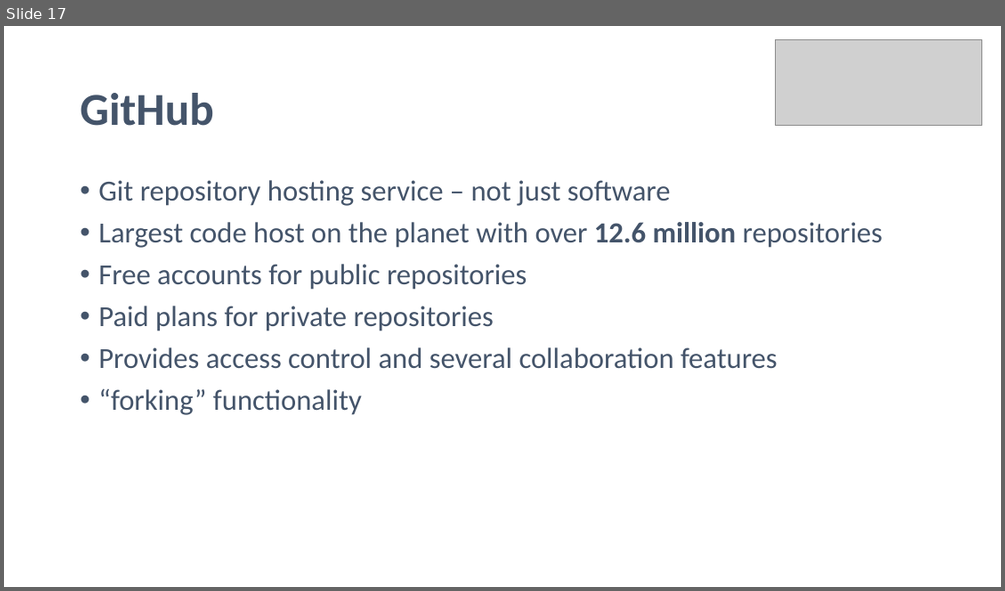
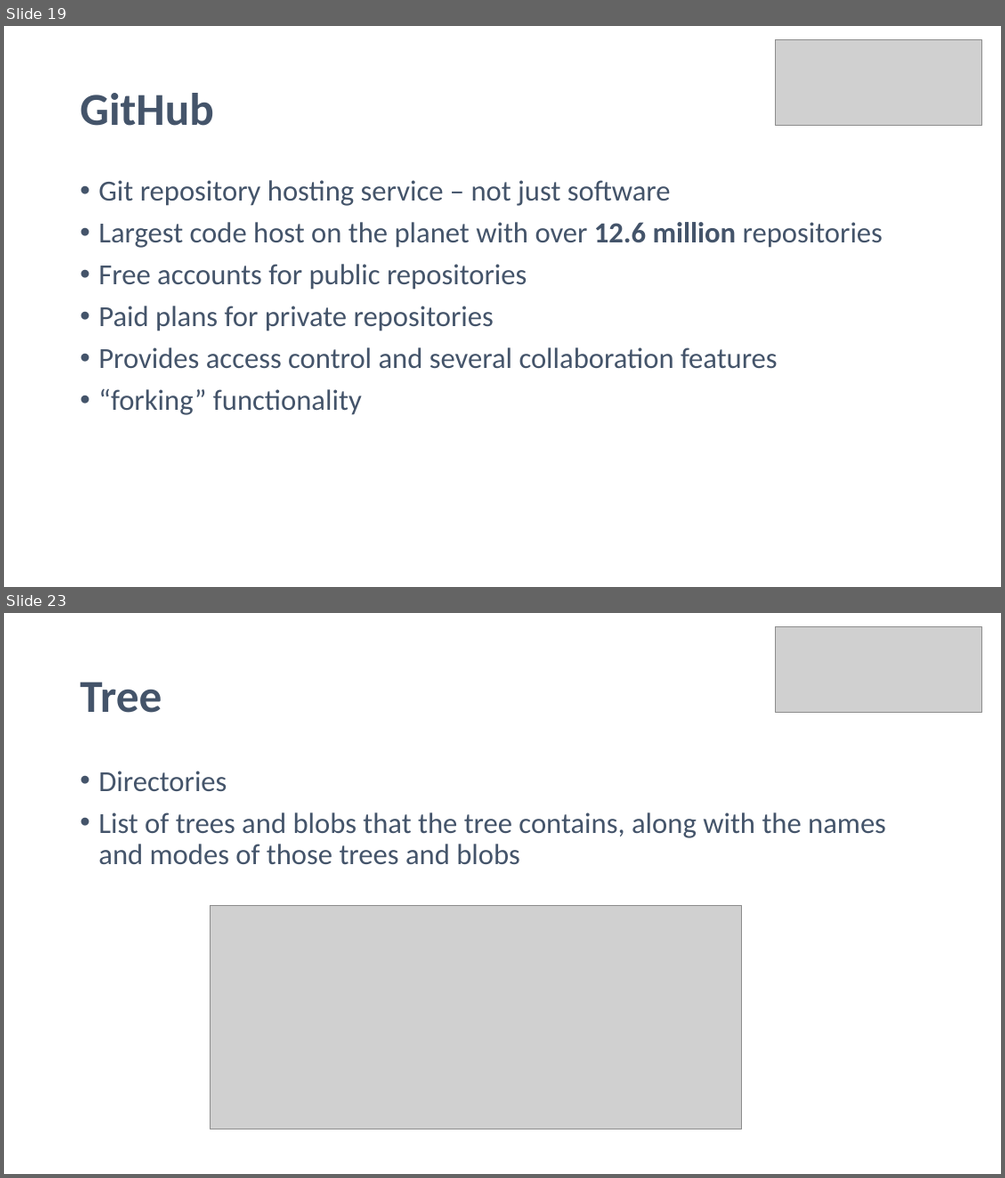
Before and after one commit to noelmcgrath/GitPresentation, a slide deck: Introduction to Git.pptx. Shown one above the other, each under a label of ours: slide 17 before the commit, slides 19 and 23 after it; the slides between them are not shown. The pictures are 1005x591 and 1005x1178 pixels, drawn with LibreOffice and Linux fonts; fonts in the diff are those of the drawing; grey boxes stand for pictures. Boxes give left, top, right and bottom in pixels: in the first picture for what was removed or moved away, otherwise in the second. Text is boxed around its words. In the diff, an @@ line names an element or a change of style, - is before the commit and + after.

```diff
--- a/Introduction to Git.pptx
+++ b/Introduction to Git.pptx
@@ slide 23 added at <box>4,613,1001,1174</box>, background #FFFFFF @@
@@ picture added at <box>776,627,982,714</box> @@
@@ title added at <box>80,682,162,713</box>, 44 pt, text #44546A, bold @@
+Tree
@@ text added at <box>98,771,886,864</box>, 28 pt, text #44546A @@
+• Directories
+• List of trees and blobs that the tree contains, along with the names and modes of those trees and blobs
@@ picture added at <box>210,906,741,1130</box> @@
@@ what was slide 17 is now slide 19 @@
```
Also in this commit, not shown: 4 slides changed, 6 other slides added, 2 other files.
